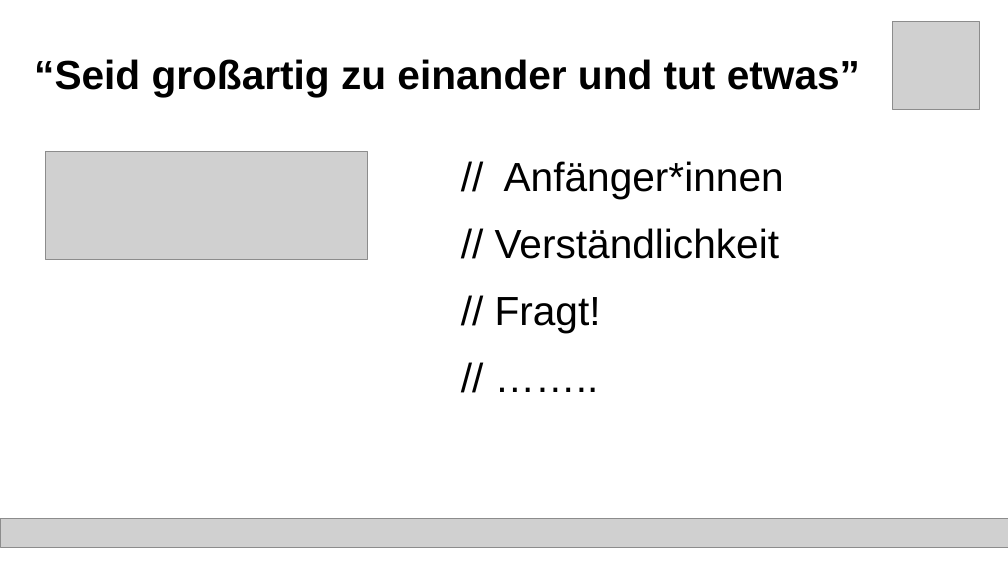
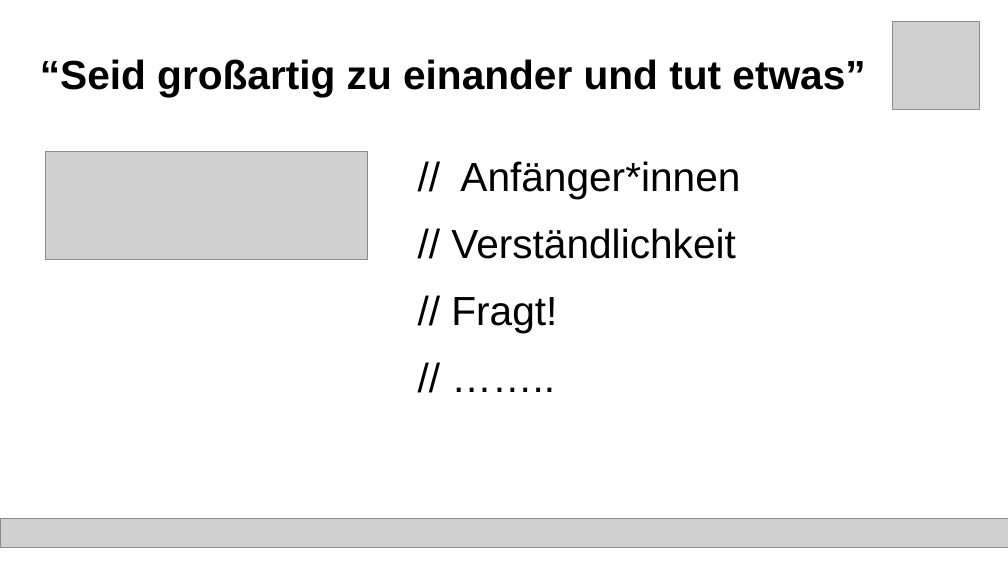
Before and after one commit to binary-bugs/mailVerschluesselung, a slide deck: slide 4 of präsi e-mail verschlüsselung.odp. Drawn at 1008x567 pixels with LibreOffice and Linux fonts; fonts in the diff are those of the drawing; grey boxes stand for pictures. Boxes give left, top, right and bottom in pixels: in the first picture for what was removed or moved away, otherwise in the second. Text is boxed around its words. In the diff, an @@ line names an element or a change of style, - is before the commit and + after.

```diff
--- a/präsi e-mail verschlüsselung.odp
+++ b/präsi e-mail verschlüsselung.odp
@@ title "“Seid großartig zu einander und ...": place and size @@
-title "“Seid großartig zu einander und ..." at bbox=[34, 59, 860, 97]
+title "“Seid großartig zu einander und ..." at bbox=[40, 59, 865, 97]
@@ text "// Anfänger*innen" at bbox=[451, 161, 740, 333]: indent changed @@
```
Also in this commit, not shown: 2 other slides changed, 11 slides added, 1 slide removed.
